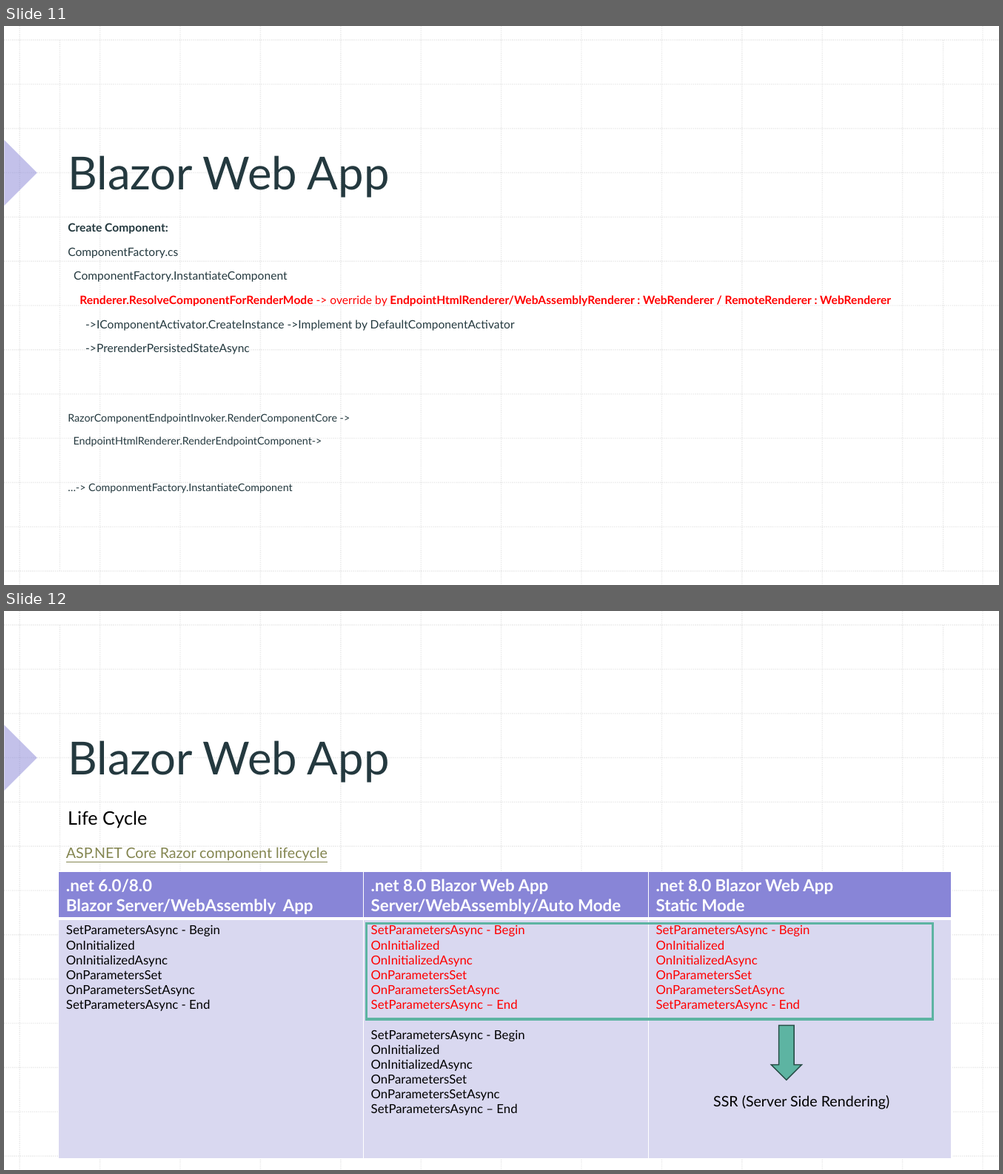
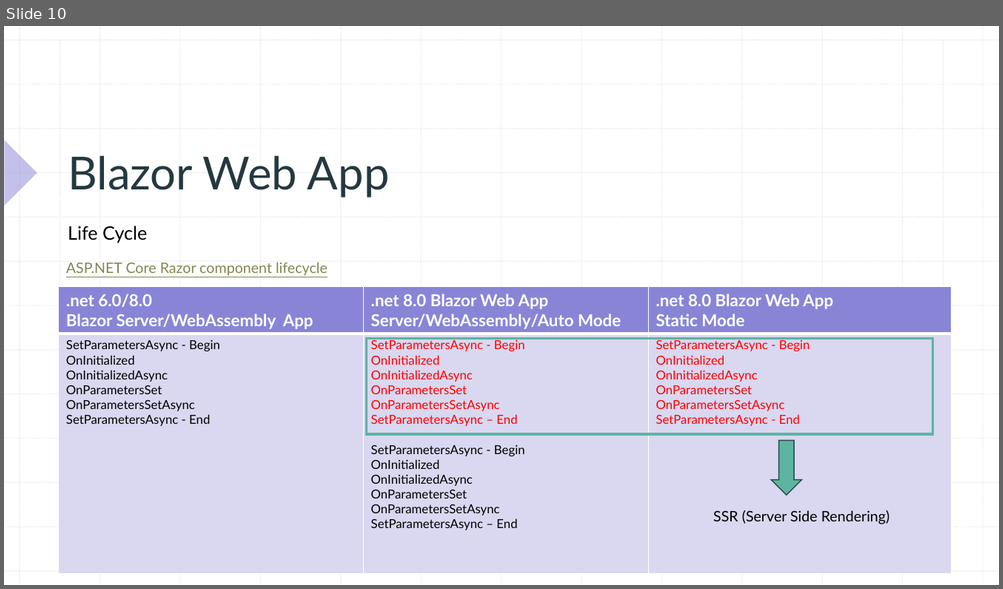
Before and after one commit to xccu/NetCore-Demo, a slide deck: Blazor in .net 8.pptx. Shown one above the other, each under a label of ours: slides 11 and 12 before the commit, slide 10 after it. The pictures are 1003x1174 and 1003x589 pixels, drawn with LibreOffice and Linux fonts; fonts in the diff are those of the drawing. Boxes give left, top, right and bottom in pixels: in the first picture for what was removed or moved away, otherwise in the second. Text is boxed around its words. In the diff, an @@ line names an element or a change of style, - is before the commit and + after.

```diff
--- a/Blazor in .net 8.pptx
+++ b/Blazor in .net 8.pptx
@@ slide 11 removed at (4,26,999,585), background #FFFFFF; not listed: 29 template elements that a slide beside it also shows @@
@@ title removed at (68,156,390,198) @@
-Blazor Web App
@@ text removed at (68,223,891,494) @@
-Create Component:
-ComponentFactory.cs
-ComponentFactory.InstantiateComponent
-Renderer.ResolveComponentForRenderMode -> override by EndpointHtmlRenderer/WebAssemblyRenderer : WebRenderer / RemoteRenderer : WebRenderer
-->IComponentActivator.CreateInstance ->Implement by DefaultComponentActivator
-->PrerenderPersistedStateAsync
-RazorComponentEndpointInvoker.RenderComponentCore ->
-EndpointHtmlRenderer.RenderEndpointComponent->
-…-> ComponmentFactory.InstantiateComponent
@@ what was slide 12 is now slide 10 @@
```
Also in this commit, not shown: 1 slide changed, 1 other slide removed.
